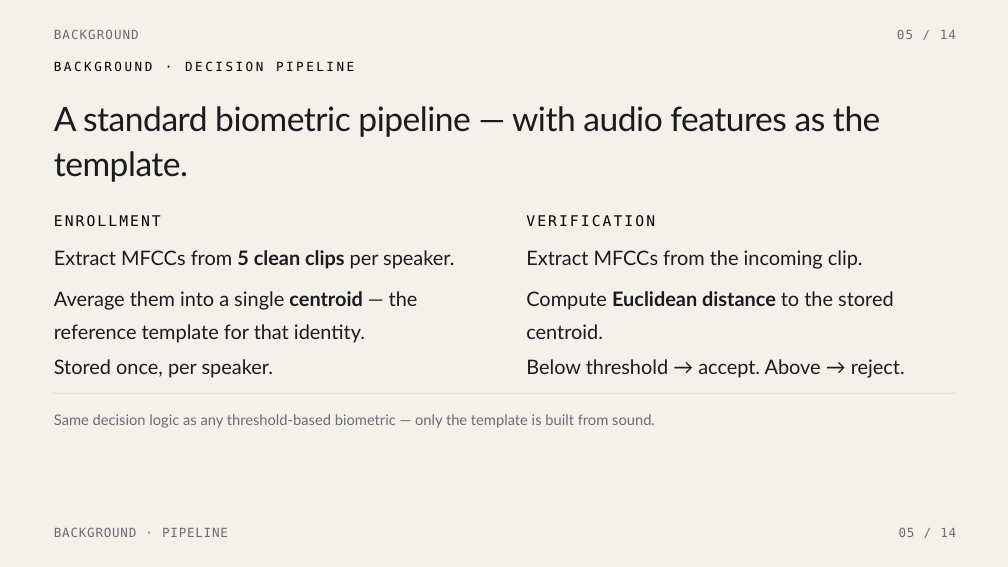
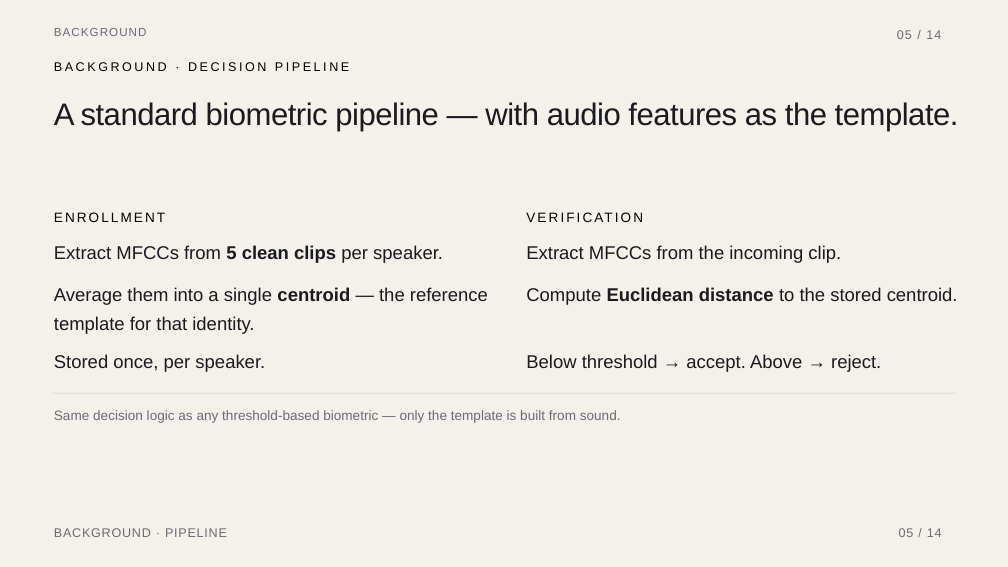
Before and after one commit to KingKutza/DR-Voice-Detect, a slide deck: slide 5 of Presentation.pptx. Drawn at 1008x567 pixels with LibreOffice and Linux fonts; fonts in the diff are those of the drawing. Boxes give left, top, right and bottom in pixels: in the first picture for what was removed or moved away, otherwise in the second. Text is boxed around its words. In the diff, an @@ line names an element or a change of style, - is before the commit and + after.

```diff
--- a/Presentation.pptx
+++ b/Presentation.pptx
@@ text "BACKGROUND" at (54,28,147,36): size 18 to 16.6 pt, font DejaVu Sans Mono to Arial; line spacing 1 to 0.9 @@
@@ text "A standard biometric pipeline — ..." at (54,102,959,131): size 48 to 44.4 pt, font Lato to Arial; line spacing 1.1 to 1 @@
@@ text "ENROLLMENT" at (54,212,165,222): size 21 to 19.4 pt, font DejaVu Sans Mono to Arial, letter spacing 2.9 to 3 pt; line spacing 1.35 to 1.15 @@
@@ text "VERIFICATION" at (525,205,969,227): size 21 to 19.4 pt, font DejaVu Sans Mono to Arial, letter spacing 2.9 to 3 pt; line spacing 1.35 to 1.15 @@
@@ text "Average them into a single ..." at (54,287,488,334): size 28.5 to 26.4 pt, font Lato to Arial; line spacing 1.4 to 1.3 @@
@@ text "Compute Euclidean distance to the ..." at (526,287,958,305): size 28.5 to 26.4 pt, font Lato to Arial; line spacing 1.4 to 1.3 @@
@@ size 28.5 to 26.4 pt, font Lato to Arial; line spacing 1.4 to 1.2 in 4 elements at (54,245,443,263), (54,354,265,372), (526,245,841,263), (526,354,881,372) @@
@@ text "Same decision logic as any ..." at (54,410,621,423): size 21 to 19.4 pt, font Lato to Arial; line spacing 1.35 to 1.15 @@
@@ font DejaVu Sans Mono to Arial in 4 elements at (897,30,941,39), (54,62,349,71), (54,528,227,537), (899,528,942,537) @@
```
Also in this commit, not shown: 13 other slides changed.
